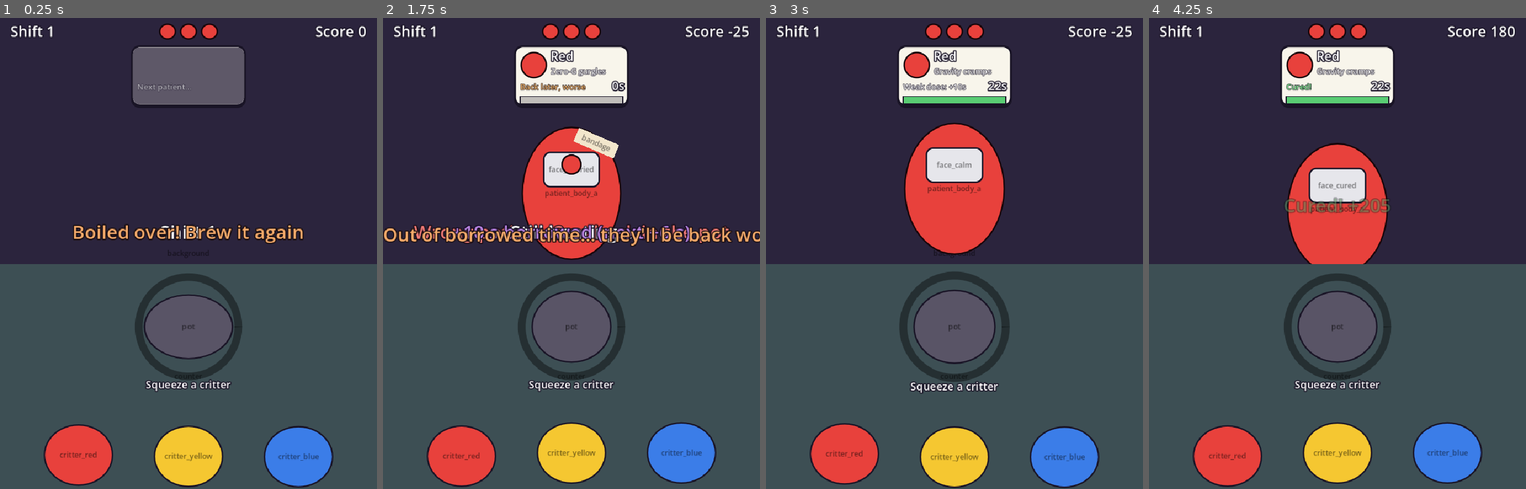
Above: before the commit, frames 1-4 (left to right).
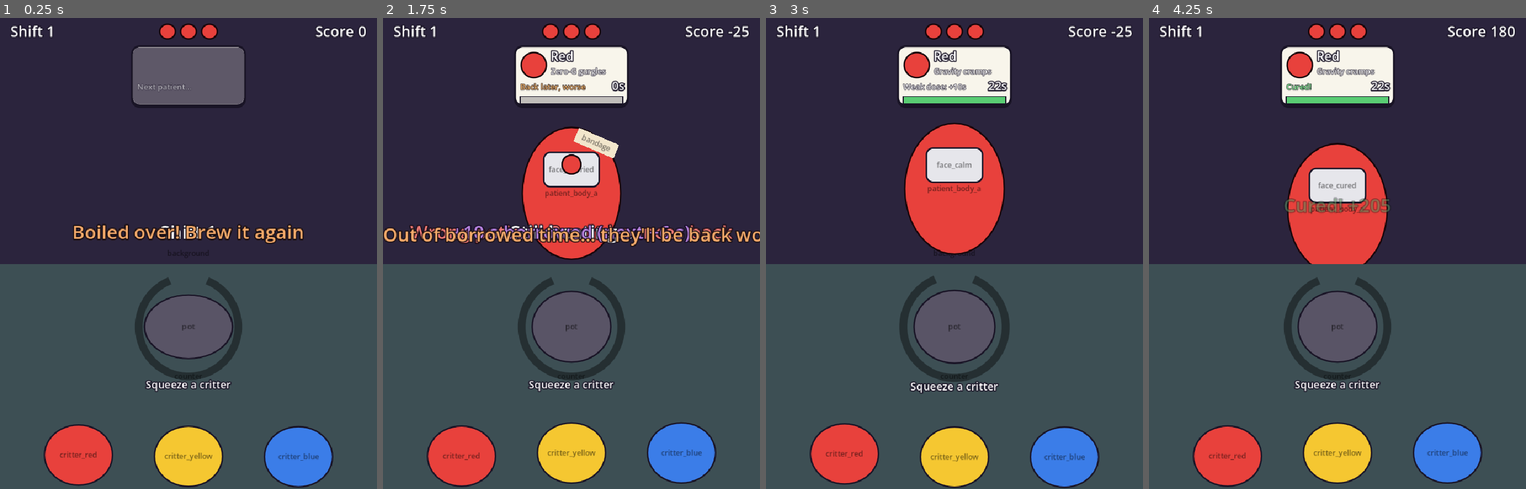
Above: after the commit, the same moments.

Repository: zuhayermasud/mts-game-jam-2026
Game: Godot game, scene res://tests/smoke_test.tscn
The game is run twice, just before and just after one commit, with the same random seed, the same clock (stepped at 60 frames per second) and the same inputs. This scene is started directly instead of the project's main scene.
Inputs (mouse positions are in pixels of both pictures, inside the frame that each line leads up to):
- Up to frame 1 (0.25 s): no input
- Up to frame 2 (1.75 s): move the mouse to (654, 229) at 0.52 s; click (654, 229) at 0.67 s; move the mouse to (496, 277) at 1.27 s; click (496, 277) at 1.42 s
- Up to frame 3 (3 s): move the mouse to (992, 149) at 2.02 s; click (992, 149) at 2.17 s; move the mouse to (935, 347) at 2.77 s; click (935, 347) at 2.92 s
- Up to frame 4 (4.25 s): move the mouse to (1450, 324) at 3.52 s; click (1450, 324) at 3.67 s

The runs differ from the first frame. In frame 1, 0.2% of the frame differs, in the area x 44-56%, y 54-57%; in frame 2, 0.7%, in the area x 7-93%, y 43-57%; in frame 3, 0.2%; in frame 4, 0.2%.

Commit message:
Bouncing boil needle instead of looping; pulled brew rides on the cursor

Diff:
--- a/scripts/game.gd
+++ b/scripts/game.gd
@@ -1,5 +1,5 @@
 extends Node
-## Autoload. Gives every script the gameplay config (Game.config.lap_time) and the
+## Autoload. Gives every script the gameplay config (Game.config.sweep_time) and the
 ## current shift number (main keeps it up to date).
 
 var config: GameConfig = preload("res://config/game_config.tres")
--- a/scripts/game_config.gd
+++ b/scripts/game_config.gd
@@ -5,11 +5,12 @@
 
 @export_group("Brewing")
 ## Heat is seconds on the boil since the last pour (the pot boils by itself).
-## The needle laps the ring once every lap_time seconds, passing the same zones each lap.
-## Clicking the pot before weak_from (first lap only) does nothing: it's still raw.
+## The needle sweeps out along the ring in sweep_time seconds, bounces off the red end and
+## sweeps back, then bounces off the start, passing the same zones on every sweep.
+## Pulling before weak_from (first sweep only) does nothing: it's still raw.
 @export var weak_from := 0.4
-@export var lap_time := 3.2
-## The gold (perfect) band starts anywhere in this range of the lap, rolled fresh on every pour.
+@export var sweep_time := 3.2
+## The gold (perfect) band starts anywhere in this range of the sweep, rolled fresh on every pour.
 ## It's clamped so it always ends before the red section.
 @export var band_start_min := 0.8
 @export var band_start_max := 2.4
@@ -19,10 +20,10 @@
 ## The band narrows this much every shift, down to band_width_min.
 @export var band_shrink_per_shift := 0.06
 @export var band_width_min := 0.2
-## The last red_width seconds of every lap are red: pulling there boils the pot over.
+## The last red_width seconds of the sweep (the far end) are red: pulling there boils the pot over.
 @export var red_width := 0.6
-## Left alone, the pot boils over at the end of this many laps.
-@export var boil_over_laps := 3
+## Left alone, the pot boils over at the end of this many sweeps (out, back, out = 3).
+@export var boil_over_sweeps := 3
 ## Pours the pot holds. One more is blocked.
 @export var max_pours := 2
 
--- a/scripts/main.gd
+++ b/scripts/main.gd
@@ -21,6 +21,10 @@
 var _open: Array[Patient] = []
 var _arrival_timer := 0.0
 var _hearts: Array[ArtSprite] = []
+## The pulled brew, carried on the cursor until you right-click a patient.
+var _held: ArtSprite
+## Wrong serves still flying back to the cursor. The held blob hides until they land.
+var _bouncing := 0
 
 @onready var cfg := Game.config
 @onready var pot: Pot = $Pot
@@ -49,10 +53,16 @@
 	lives = cfg.lives
 	_build_hearts()
 	_add_score(0)
+	_held = _make_blob()
+	_held.visible = false
 	_start_shift(1)
 
 
 func _process(delta: float) -> void:
+	_held.visible = pot.can_serve() and _bouncing == 0 and not game_over
+	if _held.visible:
+		_held.global_position = get_global_mouse_position()
+		_held.self_modulate = cfg.potion_color(pot.potion())
 	if game_over:
 		return
 	var brews: Array[int] = []
@@ -148,7 +158,7 @@
 	if result == Patient.Serve.REFUSED:
 		_fly_potion(p, kind, true)
 		_add_score(cfg.score_wrong)
-		_toast("Wrong potion −%d s · back in the pot" % cfg.wrong_serve_penalty, cfg.red.lightened(0.3))
+		_toast("Wrong potion −%d s · it bounces back" % cfg.wrong_serve_penalty, cfg.red.lightened(0.3))
 		return
 	pot.take()
 	_fly_potion(p, kind, false)
@@ -158,27 +168,36 @@
 		_toast("+%d s borrowed (next +%d s)" % [cfg.borrow_for(n - 1), cfg.borrow_for(n)], cfg.purple.lightened(0.3))
 
 
-## A blob of potion arcs from the pot to `p`. With `bounce` it arcs back into the pot.
+## The held blob arcs from the cursor to `p`. With `bounce` it arcs back to the cursor.
 func _fly_potion(p: Patient, kind: int, bounce: bool) -> void:
-	var blob := ArtSprite.new()
-	blob.art_name = "potion_blob"
-	blob.shape = ArtSprite.Shape.ELLIPSE
-	blob.size = Vector2(36, 36)
-	blob.placeholder_color = Color.WHITE
+	var blob := _make_blob()
 	blob.self_modulate = cfg.potion_color(kind)
-	blob.show_name = false
-	blob.z_index = 10
-	add_child(blob)
-	var from := pot.global_position + Vector2(0, -50)
+	var from := get_global_mouse_position()
 	var to := p.global_position + Vector2(0, -60)
 	blob.global_position = from
 	var t := blob.create_tween()
 	_tween_arc(t, blob, from, to)
 	t.tween_callback(Sfx.play.bind("splash"))
 	if bounce:
+		_bouncing += 1
 		_tween_arc(t, blob, to, from)
-		t.tween_callback(pot._splash)
+		t.tween_callback(func():
+			_bouncing -= 1
+			_held.scale = Vector2(1.3, 0.75)
+			_held.create_tween().tween_property(_held, "scale", Vector2.ONE, 0.3).set_trans(Tween.TRANS_ELASTIC))
 	t.tween_callback(blob.queue_free)
+
+
+func _make_blob() -> ArtSprite:
+	var blob := ArtSprite.new()
+	blob.art_name = "potion_blob"
+	blob.shape = ArtSprite.Shape.ELLIPSE
+	blob.size = Vector2(36, 36)
+	blob.placeholder_color = Color.WHITE
+	blob.show_name = false
+	blob.z_index = 10
+	add_child(blob)
+	return blob
 
 
 func _tween_arc(t: Tween, blob: Node2D, from: Vector2, to: Vector2) -> void:
--- a/scripts/pot.gd
+++ b/scripts/pot.gd
@@ -1,10 +1,11 @@
 class_name Pot
 extends Clickable
 ## The pot on the counter. Pours land instantly and every pour starts the boil from zero:
-## the needle laps the ring by itself, passing the same zones every lap. Left-click anywhere to
+## the needle sweeps along the ring by itself and bounces back and forth between the start and
+## the red end, passing the same zones every sweep. Left-click anywhere to
 ## pull the brew: in the gold band it's perfect, on grey it's weak (overcooked once the
 ## needle has passed the band), and in the red section it boils over and empties.
-## Left alone, it boils over at the end of the last lap (pips count the laps left).
+## Left alone, it boils over at the end of the last sweep (pips count the sweeps left).
 ## The band rolls to a random spot on every pour and narrows on later shifts.
 ## Right-click dumps the pot.
 
@@ -18,6 +19,8 @@
 ## Seconds of needle trail drawn behind the dot.
 const TRAIL := 0.25
 const TRAIL_DOTS := 6
+## Gap at the top of the ring between the start and the red end.
+const RING_GAP := PI / 4
 
 @export var ring_radius := 95.0
 @export var ring_width := 14.0
@@ -83,23 +86,23 @@
 	return Potion.Quality.PERFECT if _in_band() else Potion.Quality.WEAK
 
 
-## Point in each lap where the red section starts.
+## Point along the sweep where the red section starts.
 func red_at() -> float:
-	return Game.config.lap_time - Game.config.red_width
-
-
-## Heat at which a pot left alone boils over: the end of the last lap.
+	return Game.config.sweep_time - Game.config.red_width
+
+
+## Heat at which a pot left alone boils over: the end of the last sweep.
 func boil_over_at() -> float:
-	return Game.config.lap_time * Game.config.boil_over_laps
-
-
-## Laps the needle has finished.
-func laps_done() -> int:
-	return int(heat / Game.config.lap_time)
-
-
-func is_last_lap() -> bool:
-	return laps_done() >= Game.config.boil_over_laps - 1
+	return Game.config.sweep_time * Game.config.boil_over_sweeps
+
+
+## Sweeps the needle has finished.
+func sweeps_done() -> int:
+	return int(heat / Game.config.sweep_time)
+
+
+func is_last_sweep() -> bool:
+	return sweeps_done() >= Game.config.boil_over_sweeps - 1
 
 
 ## Returns false (and shakes) if the pot is full. Starts the boil again from zero.
@@ -187,16 +190,18 @@
 		_refresh()
 	if zone == "red":
 		hit.rotation = sin(_time * 70.0) * 0.09
-	elif is_last_lap():
+	elif is_last_sweep():
 		hit.rotation = sin(_time * 40.0) * 0.05
 	else:
 		hit.rotation = sin(_time * 22.0) * 0.03
 	queue_redraw()
 
 
-## Where `h` falls in the current lap.
+## Where the needle is along the ring at heat `h`: out to the red end, then back, and so on.
 func _phase(h: float) -> float:
-	return fmod(h, Game.config.lap_time)
+	var sweep := Game.config.sweep_time
+	var m := fmod(h, sweep * 2.0)
+	return m if m < sweep else sweep * 2.0 - m
 
 
 func _in_band() -> bool:
@@ -215,7 +220,7 @@
 	return "after" if h > band_end else "before"
 
 
-## Rolls a new gold band at a random spot in the lap, always ending before the red section.
+## Rolls a new gold band at a random spot along the sweep, always ending before the red section.
 func _roll_band() -> void:
 	var cfg := Game.config
 	var width := cfg.band_width(potion(), Game.shift)
@@ -278,27 +283,28 @@
 		label.text = "%s · Weak" % potion_name
 
 
-## Angle on the ring for a point `h` in the lap. Lap start is at the top.
+## Angle on the ring for a point `h` along the sweep. The ring has a gap at the top
+## between the start and the red end, so you can see where the needle bounces.
 func _angle(h: float) -> float:
-	return -PI / 2 + TAU * h / Game.config.lap_time
+	return -PI / 2 + RING_GAP * 0.5 + (TAU - RING_GAP) * h / Game.config.sweep_time
 
 
 func _draw() -> void:
 	var cfg := Game.config
-	draw_arc(Vector2.ZERO, ring_radius, 0.0, TAU, 64, Color(0, 0, 0, 0.4), ring_width, true)
+	draw_arc(Vector2.ZERO, ring_radius, _angle(0.0), _angle(cfg.sweep_time), 64, Color(0, 0, 0, 0.4), ring_width, true)
 	if is_empty():
 		return
-	# The same zones every lap: grey (weak), the gold band, then red (boils over if pulled).
+	# The same zones every sweep: grey (weak), the gold band, then red (boils over if pulled).
 	var red := red_at()
 	var phase := _phase(heat)
 	var in_red := is_boiling() and phase >= red and heat >= cfg.weak_from
 	var flash := fmod(_time * 8.0, 2.0) < 1.0
-	var grey_from := cfg.weak_from if laps_done() == 0 else 0.0
+	var grey_from := cfg.weak_from if sweeps_done() == 0 else 0.0
 	draw_arc(Vector2.ZERO, ring_radius, _angle(grey_from), _angle(red), 48, Color(weak_color, 0.2), ring_width, true)
 	draw_arc(Vector2.ZERO, ring_radius, _angle(band_start), _angle(band_end), 16, Color(perfect_color, 0.85), ring_width, true)
 	var red_alpha := (0.9 if flash else 0.6) if in_red else 0.45
-	draw_arc(Vector2.ZERO, ring_radius, _angle(red), _angle(cfg.lap_time), 16, Color(warning_color, red_alpha), ring_width, true)
-	if is_boiling() and (in_red or is_last_lap()):
+	draw_arc(Vector2.ZERO, ring_radius, _angle(red), _angle(cfg.sweep_time), 16, Color(warning_color, red_alpha), ring_width, true)
+	if is_boiling() and (in_red or is_last_sweep()):
 		var alpha := 0.6 if flash else 0.2
 		if not in_red:
 			alpha *= 0.5
@@ -324,10 +330,10 @@
 		draw_circle(needle, ring_width * 0.75, Color(0.1, 0.08, 0.15))
 		draw_circle(needle, ring_width * 0.5, fill.lightened(0.3))
 	if is_boiling():
-		# Lap pips beside the ring: one goes dark per finished lap.
-		for i in cfg.boil_over_laps:
-			var left := i >= laps_done()
-			var color := (warning_color if is_last_lap() else Color.WHITE) if left else Color(0, 0, 0, 0.35)
+		# Pips beside the ring: one goes dark per finished sweep.
+		for i in cfg.boil_over_sweeps:
+			var left := i >= sweeps_done()
+			var color := (warning_color if is_last_sweep() else Color.WHITE) if left else Color(0, 0, 0, 0.35)
 			draw_circle(Vector2(ring_radius + 22.0, -16.0 + i * 16.0), 5.0, color)
 		# Steam puffs above the pot while it's on the boil.
 		for i in 3:
--- a/tests/smoke_test.gd
+++ b/tests/smoke_test.gd
@@ -68,14 +68,14 @@
 	_check(pot.quality() == Potion.Quality.WEAK and pot.overcooked, "pull after the band = weak, overcooked")
 	pot.dump()
 
-	# The needle loops: the band comes round again next lap.
-	pot.pour(Potion.Kind.RED)
-	_boil_to(pot, cfg.lap_time + (pot.band_start + pot.band_end) * 0.5)
-	_check(pot.quality() == Potion.Quality.PERFECT, "the gold band comes round again on the next lap")
-	pot.dump()
-	pot.pour(Potion.Kind.RED)
-	_boil_to(pot, cfg.lap_time + pot.band_start * 0.5)
-	_check(pot.quality() == Potion.Quality.WEAK and pot.overcooked, "grey on a later lap = weak, overcooked")
+	# The needle bounces off the red end and sweeps back through the band.
+	pot.pour(Potion.Kind.RED)
+	_boil_to(pot, cfg.sweep_time * 2.0 - (pot.band_start + pot.band_end) * 0.5)
+	_check(pot.quality() == Potion.Quality.PERFECT, "the needle bounces back through the gold band")
+	pot.dump()
+	pot.pour(Potion.Kind.RED)
+	_boil_to(pot, cfg.sweep_time * 2.0 - pot.band_start * 0.5)
+	_check(pot.quality() == Potion.Quality.WEAK and pot.overcooked, "grey on the way back = weak, overcooked")
 	pot.dump()
 
 	# A left click anywhere pulls the pot.
@@ -94,12 +94,12 @@
 	_check(pot.is_boiling() and pot._zone == "red", "the needle reaches the red section")
 	_check(not pot.pull() and pot.is_empty(), "pulling in the red boils the pot over")
 
-	# Left alone it boils over at the end of the last lap.
+	# Left alone it boils over at the end of the last sweep.
 	pot.pour(Potion.Kind.RED)
 	pot._process(pot.boil_over_at() - 0.05)
-	_check(pot.is_boiling() and pot.is_last_lap(), "still boiling on the last lap")
+	_check(pot.is_boiling() and pot.is_last_sweep(), "still boiling on the last sweep")
 	pot._process(0.1)
-	_check(pot.is_empty(), "after %d laps the pot boils over and empties" % cfg.boil_over_laps)
+	_check(pot.is_empty(), "after %d sweeps the pot boils over and empties" % cfg.boil_over_sweeps)
 
 	# Shift 1 opens one chair.
 	var patient := await _next_seated(main)
Not shown, changed: ASSETS.md
Not shown, changed: SPEC.md
Not shown, changed: assets/README.md
